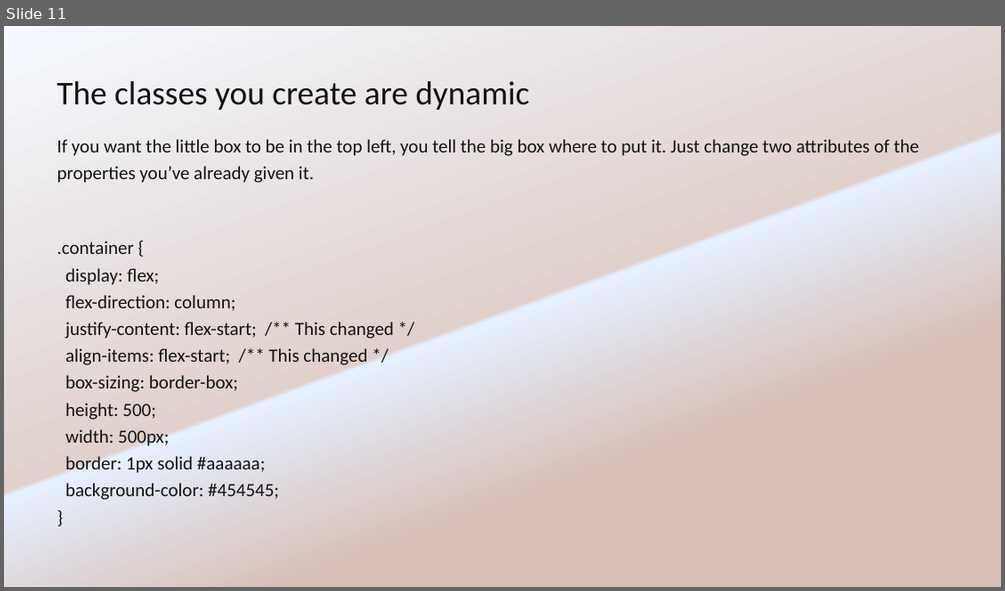
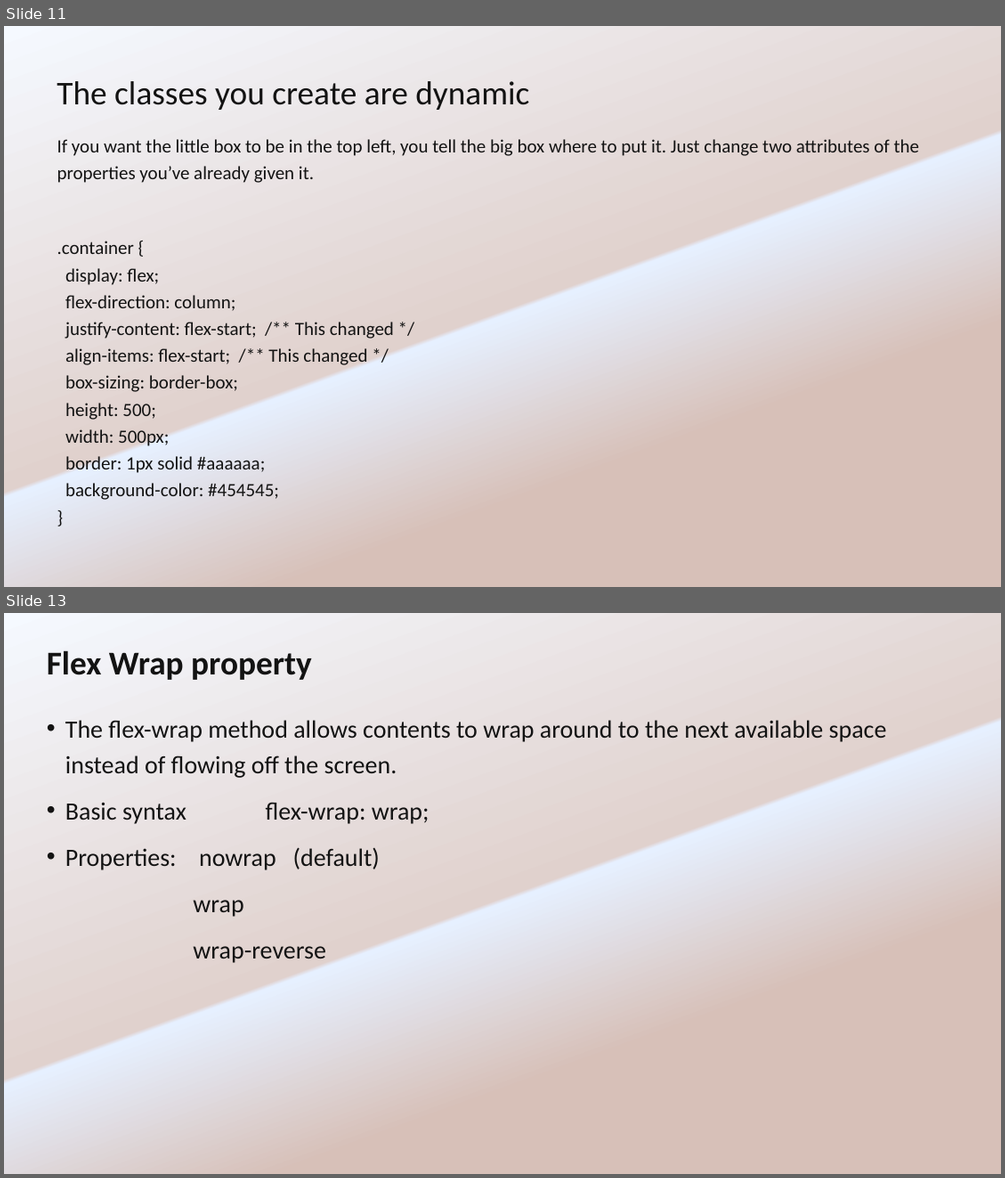
Before and after one commit to justinfread/css-layout-workshop, a slide deck: slides/CSS Flex box & Flex gird.pptx. Shown one above the other, each under a label of ours: slide 11 before the commit, slides 11 and 13 after it; the slides between them are not shown. The pictures are 1005x591 and 1005x1178 pixels, drawn with LibreOffice and Linux fonts; fonts in the diff are those of the drawing. Boxes give left, top, right and bottom in pixels: in the first picture for what was removed or moved away, otherwise in the second. Text is boxed around its words. In the diff, an @@ line names an element or a change of style, - is before the commit and + after.

```diff
--- a/slides/CSS Flex box & Flex gird.pptx
+++ b/slides/CSS Flex box & Flex gird.pptx
@@ slide 13 added at (4,613,1001,1174), background gradient #F5F9FF to #E0D1CD to #E6F0FF to #D7C0B8 to #D6C0B8 to #E4D5D0 @@
@@ title added at (47,650,312,680), 32 pt, text #131313, bold @@
+Flex Wrap property
@@ text added at (65,720,887,963), 24 pt, text #131313 @@
+• The flex-wrap method allows contents to wrap around to the next available space instead of flowing off the screen.
+• Basic syntax flex-wrap: wrap;
+• Properties: nowrap (default)
+wrap
+wrap-reverse
```
Also in this commit, not shown: 5 slides changed, 7 other files.
